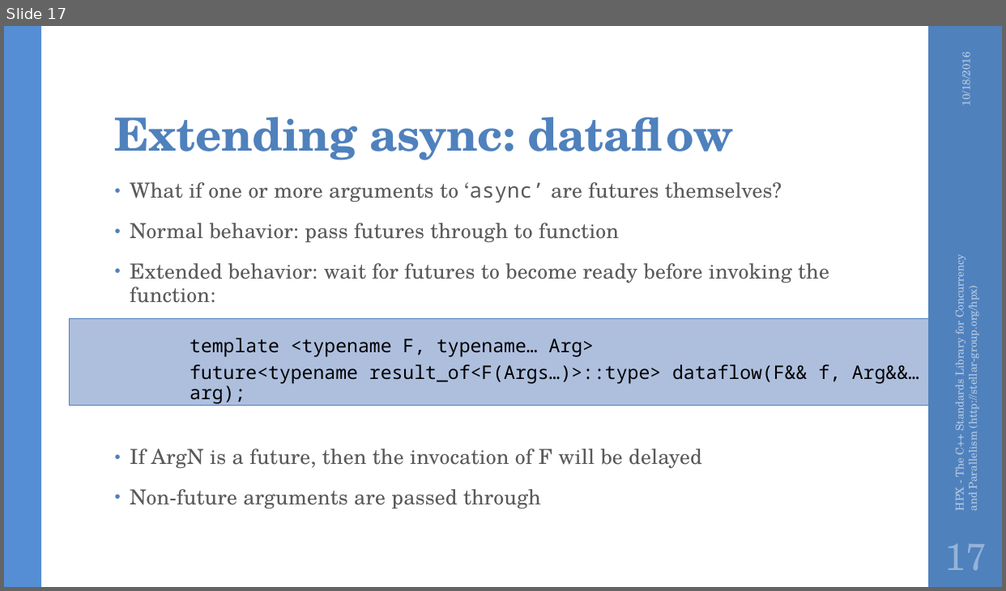
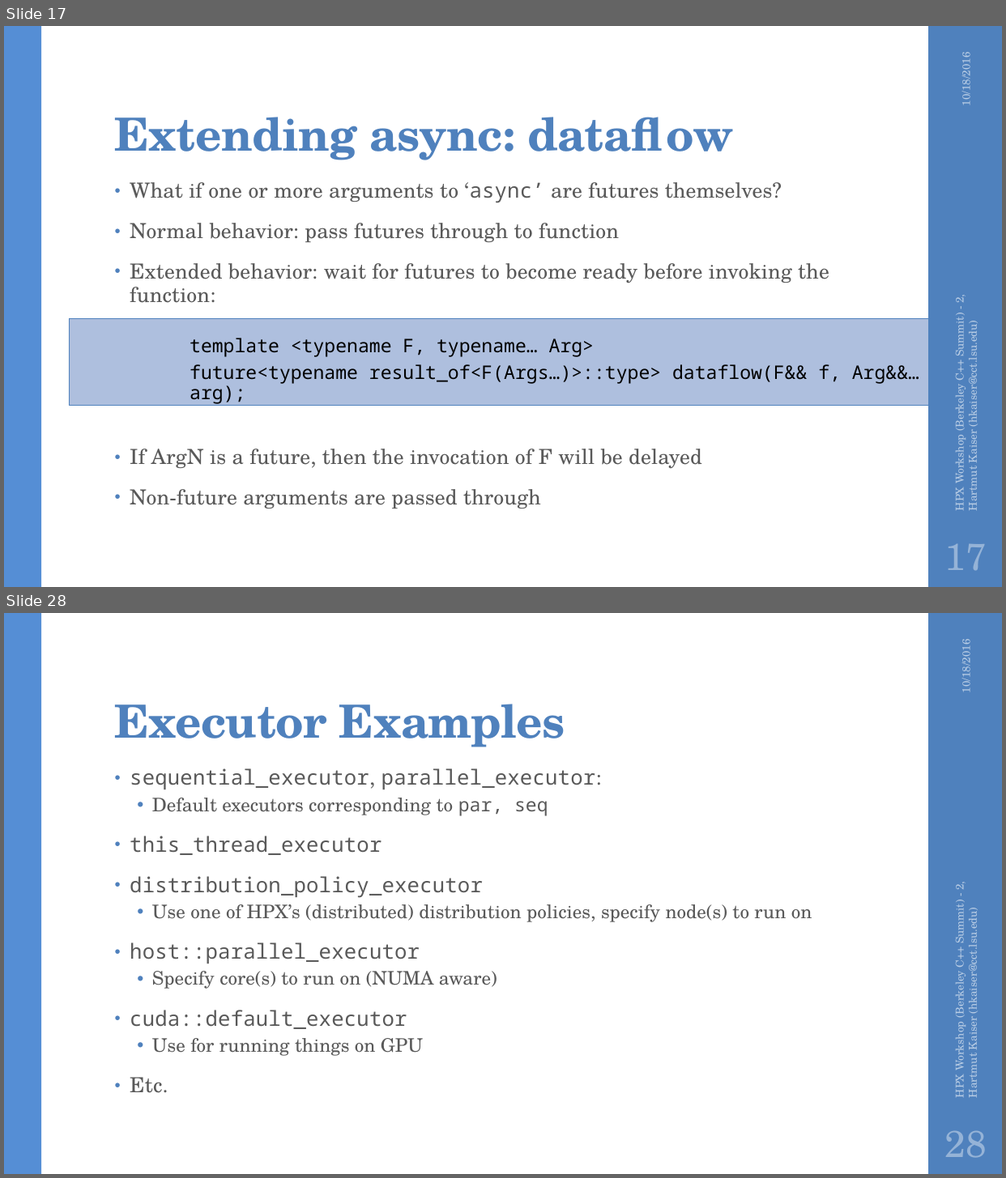
Before and after one commit to STEllAR-GROUP/tutorials, a slide deck: lbl2016/HPX Workshop (Berkeley C++ Summit) - 2.pptx. Shown one above the other, each under a label of ours: slide 17 before the commit, slides 17 and 28 after it; the slides between them are not shown. The pictures are 1006x591 and 1006x1178 pixels, drawn with LibreOffice and Linux fonts; fonts in the diff are those of the drawing; background and template pictures are left out. Boxes give left, top, right and bottom in pixels: in the first picture for what was removed or moved away, otherwise in the second. Text is boxed around its words. In the diff, an @@ line names an element or a change of style, - is before the commit and + after.

```diff
--- a/lbl2016/HPX Workshop (Berkeley C++ Summit) - 2.pptx
+++ b/lbl2016/HPX Workshop (Berkeley C++ Summit) - 2.pptx
@@ slide 28 added at (4,613,1002,1174), background #FFFFFF; not listed: 2 template elements that a slide beside it also shows @@
@@ text added at (957,644,974,692), 10.5 pt, text #B9CDE5 @@
+10/18/2016
@@ title added at (115,704,565,747), 44 pt, text #4F81BD, bold @@
+Executor Examples
@@ text added at (130,769,812,1093), 18 pt, text #595959 @@
+• sequential_executor, parallel_executor:
+  • Default executors corresponding to par, seq
+• this_thread_executor
+• distribution_policy_executor
+  • Use one of HPX’s (distributed) distribution policies, specify node(s) to run on
+• host::parallel_executor
+  • Specify core(s) to run on (NUMA aware)
+• cuda::default_executor
+  • Use for running things on GPU
+• Etc.
@@ text added at (951,882,980,1097), 10.5 pt, text #B9CDE5 @@
+HPX Workshop (Berkeley C++ Summit) - 2, Hartmut Kaiser (hkaiser@cct.lsu.edu)
@@ page number added at (945,1131,987,1158), 36 pt, text #95B3D7 @@
+28
@@ slide 17 changed as well @@
@@ text at (951,295,980,510): text changed @@
-HPX - The C++ Standards Library for Concurrency and Parallelism (http://stellar-group.org/hpx)
+HPX Workshop (Berkeley C++ Summit) - 2, Hartmut Kaiser (hkaiser@cct.lsu.edu)
```
Also in this commit, not shown: 17 other slides changed, 24 other slides added, 4 other files.
